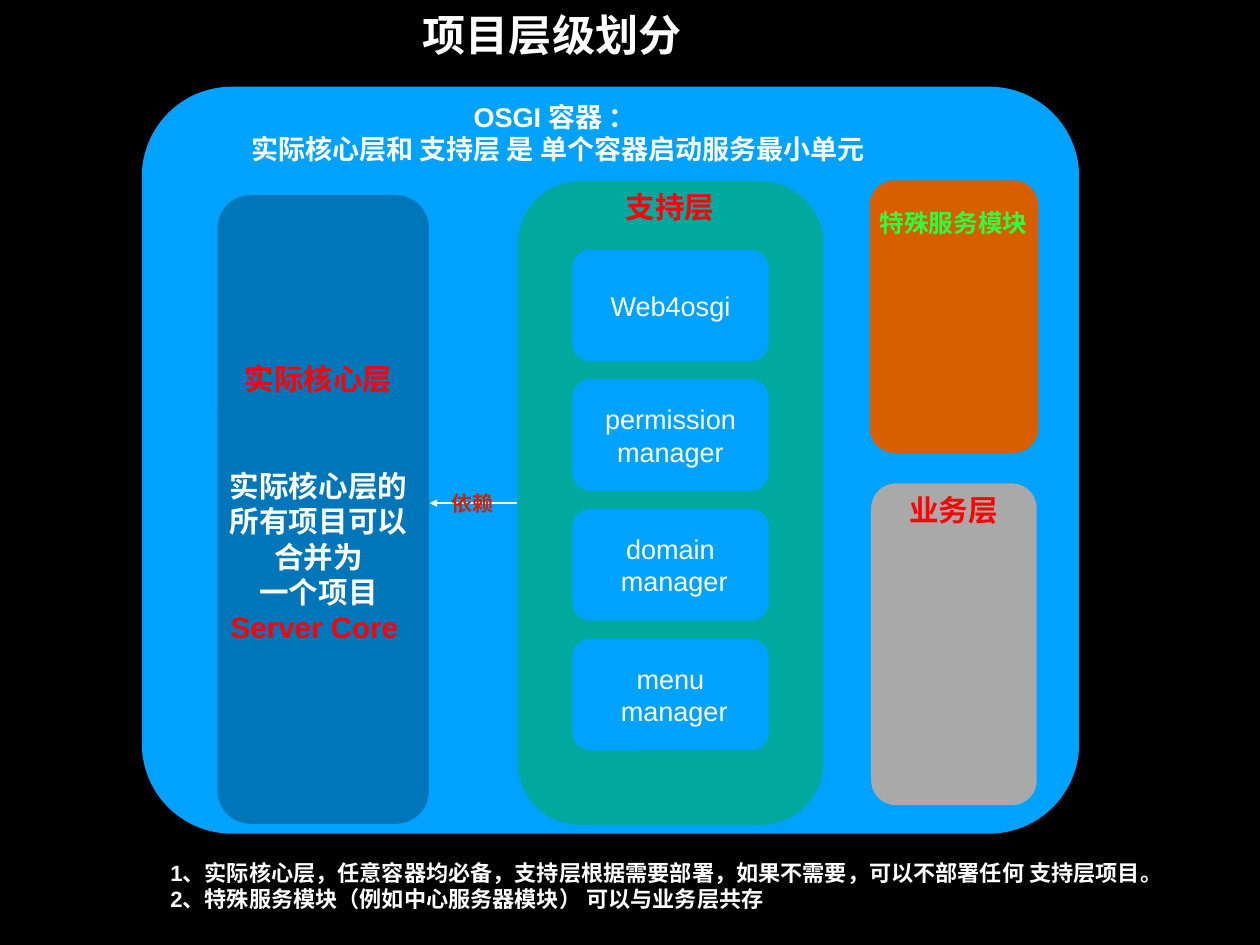
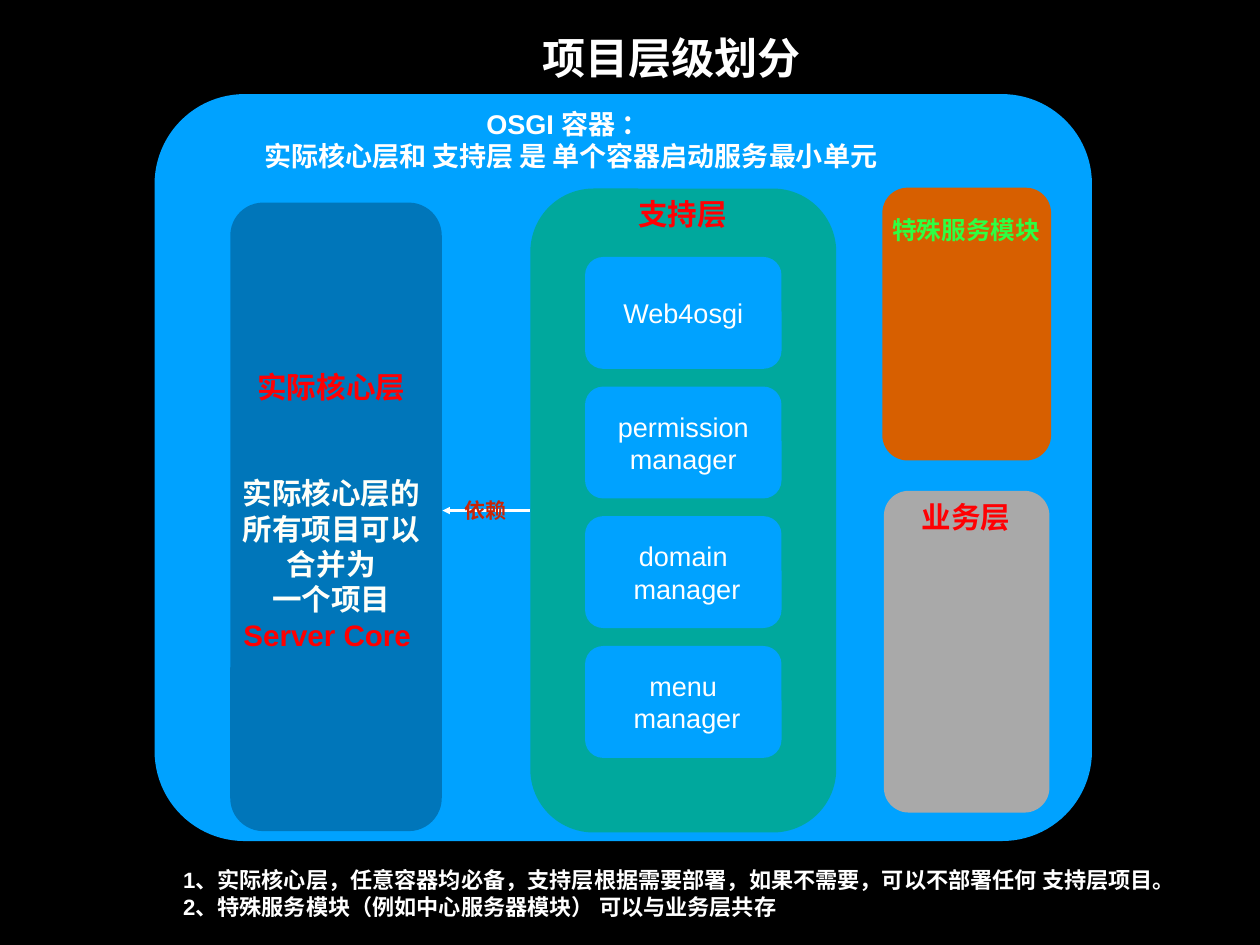
Before and after one commit to chenmengxue/SAAS, a slide deck: slide 8 of 架构详细说明 v2.0.pptx. Drawn at 1260x945 pixels with LibreOffice and Linux fonts; fonts in the diff are those of the drawing. Boxes give left, top, right and bottom in pixels: in the first picture for what was removed or moved away, otherwise in the second. Text is boxed around its words. In the diff, an @@ line names an element or a change of style, - is before the commit and + after.

```diff
--- a/架构详细说明 v2.0.pptx
+++ b/架构详细说明 v2.0.pptx
@@ text "项目层级划分": place and size @@
-text "项目层级划分" at <box>423,14,681,55</box>
+text "项目层级划分" at <box>542,37,800,78</box>
@@ rounded rectangle: place and size @@
-rounded rectangle at <box>218,195,430,823</box>
+rounded rectangle at <box>230,203,442,831</box>
@@ 6 rounded rectangles, 4 texts: place and size @@
-6 rounded rectangles, 4 texts at <box>251,104,1038,826</box>
+6 rounded rectangles, 4 texts at <box>264,111,1052,833</box>
@@ 3 texts, 1 rounded rectangle, 1 arrow: place and size @@
-3 texts, 1 rounded rectangle, 1 arrow at <box>142,87,1162,909</box>
+3 texts, 1 rounded rectangle, 1 arrow at <box>154,94,1175,917</box>
@@ rounded rectangle "domain": place and size @@
-rounded rectangle "domain" at <box>572,509,769,620</box>
+rounded rectangle "domain" at <box>585,517,782,628</box>
```
Also in this commit, not shown: 4 other slides changed, 1 slide added.
